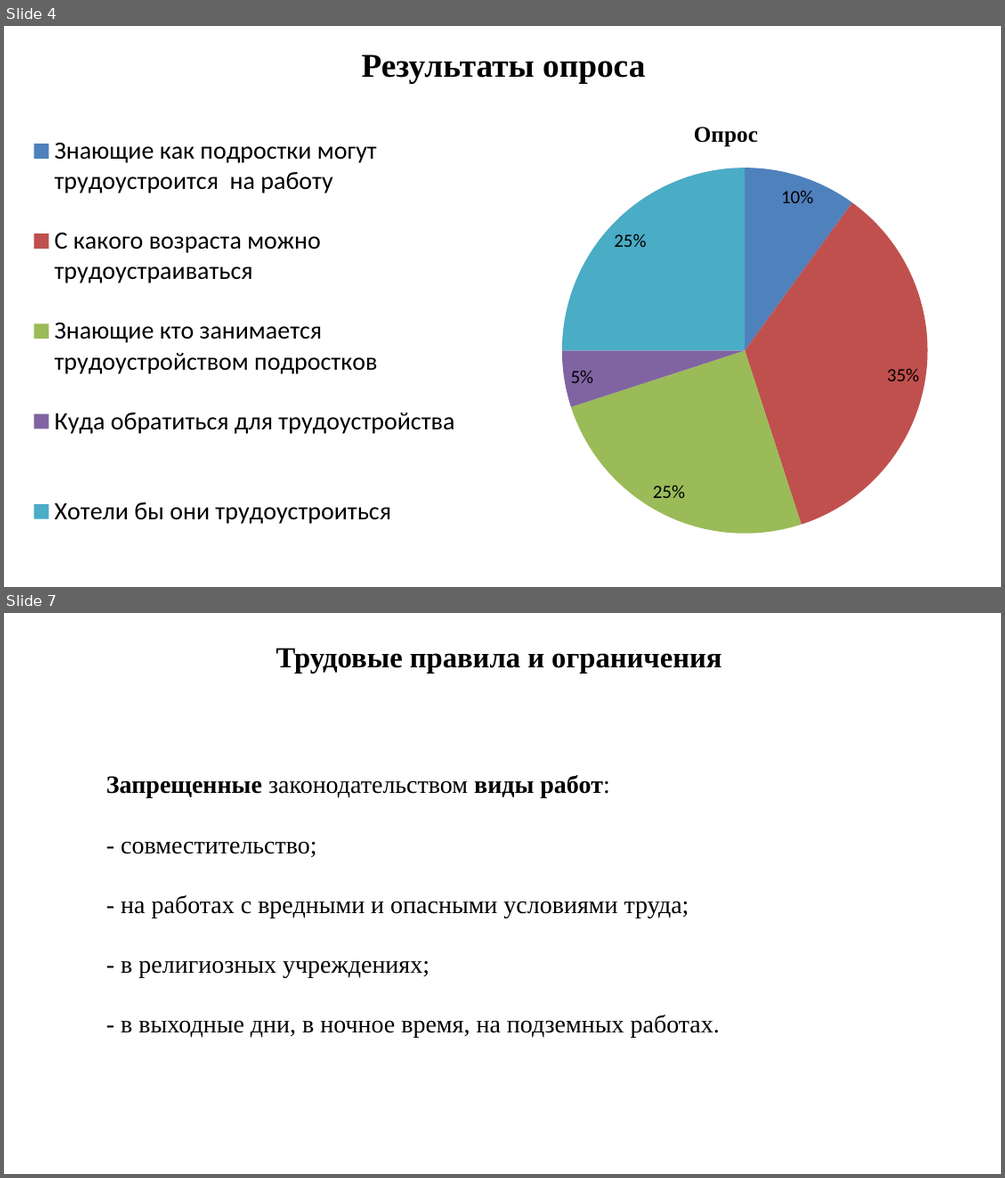
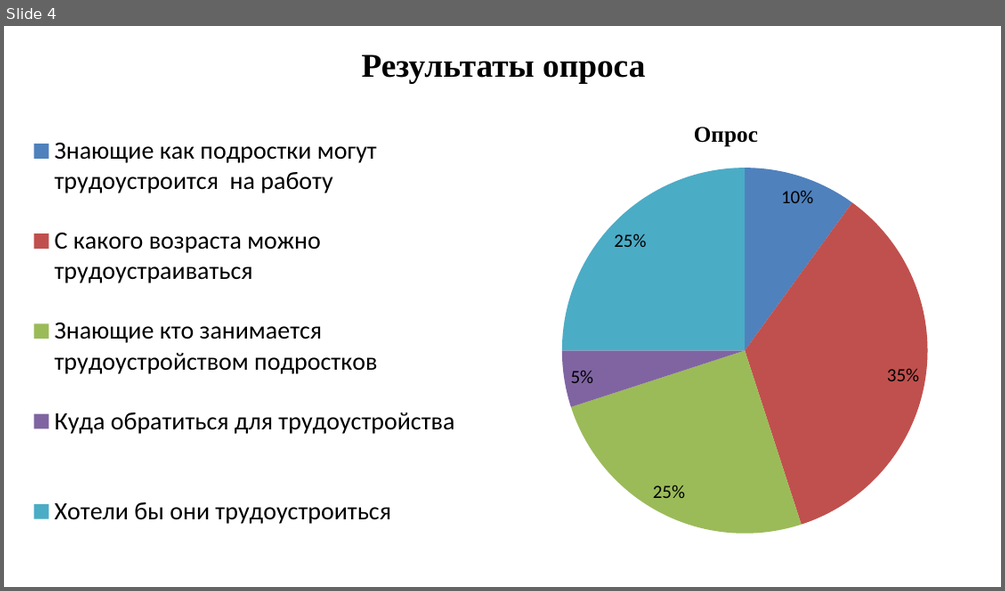
Before and after one commit to lolornok31/Proect, a slide deck: презнтация с текстом/Suknevich_prezentatsia.pptx. Shown one above the other, each under a label of ours: slides 4 and 7 before the commit, slide 4 after it; the slides between them are not shown. The pictures are 1005x1178 and 1005x591 pixels, drawn with LibreOffice and Linux fonts; fonts in the diff are those of the drawing. Boxes give left, top, right and bottom in pixels: in the first picture for what was removed or moved away, otherwise in the second. Text is boxed around its words. In the diff, an @@ line names an element or a change of style, - is before the commit and + after.

```diff
--- a/презнтация с текстом/Suknevich_prezentatsia.pptx
+++ b/презнтация с текстом/Suknevich_prezentatsia.pptx
@@ slide 7 removed at [4,613,1001,1174], background #FFFFFF @@
@@ title removed at [276,648,721,674] @@
-Трудовые правила и ограничения
@@ text removed at [106,775,720,1038] @@
-Запрещенные законодательством виды работ:
-- совместительство;
-- на работах с вредными и опасными условиями труда;
-- в религиозных учреждениях;
-- в выходные дни, в ночное время, на подземных работах.
```
Also in this commit, not shown: 8 slides changed, 2 slides added, 1 other slide removed, 1 other file.
